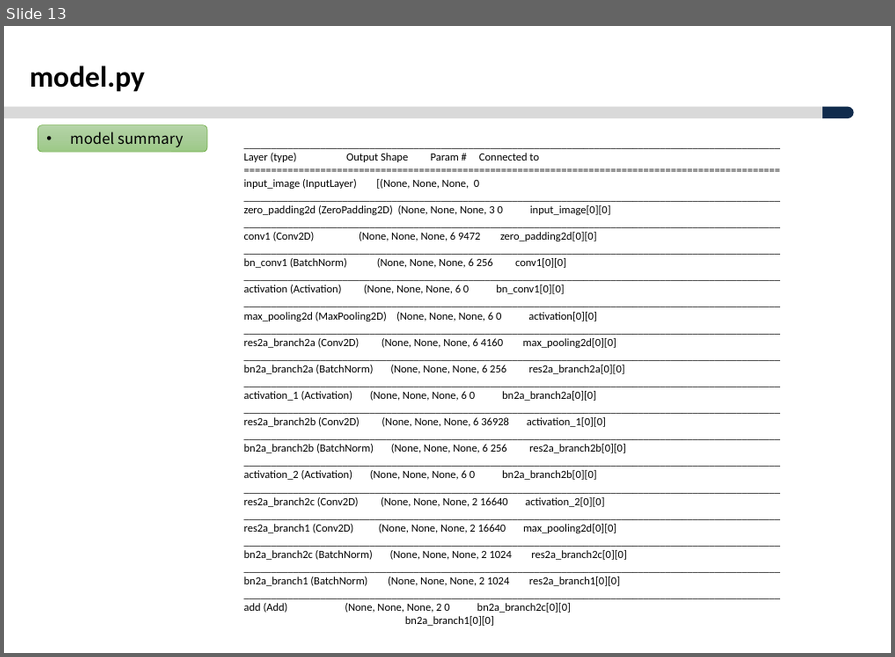
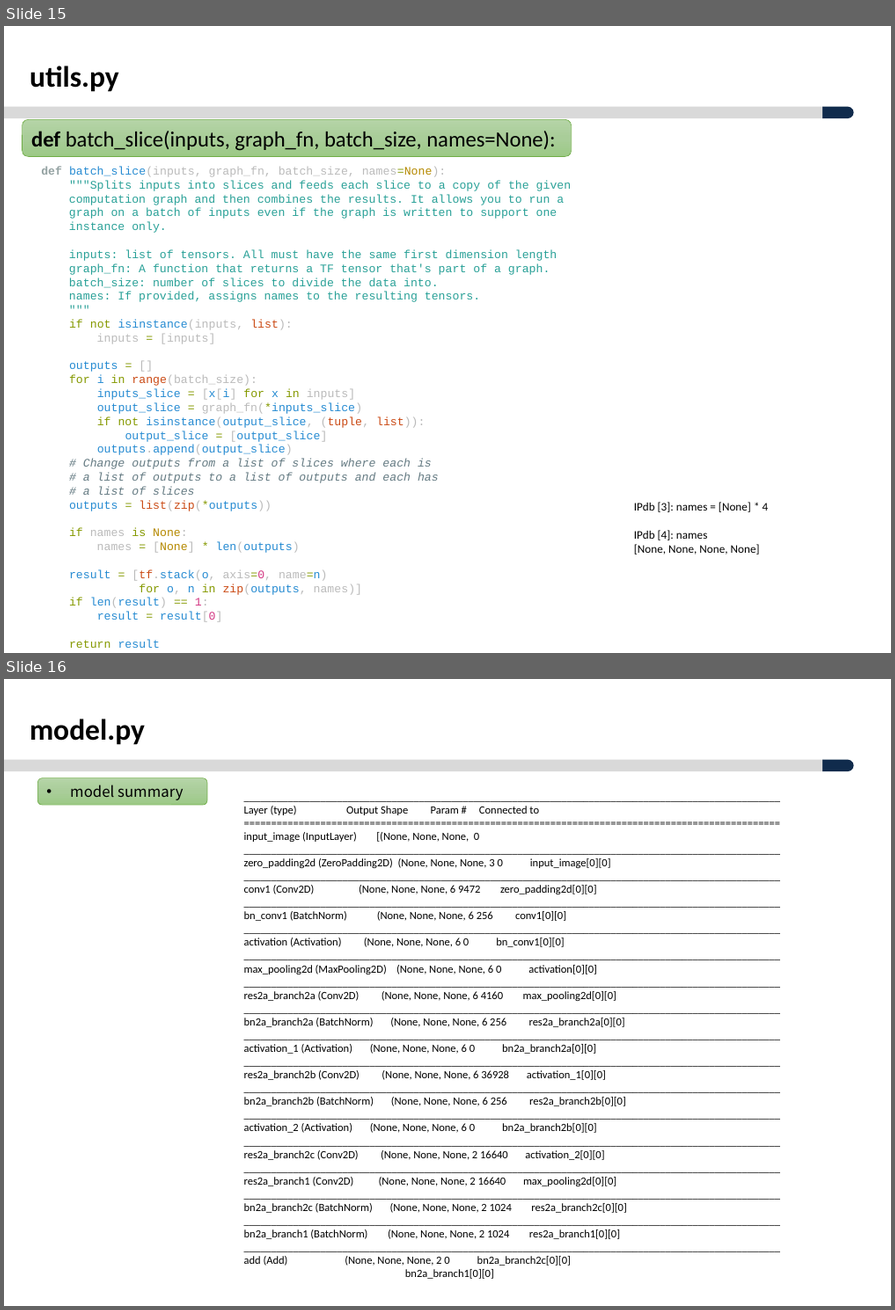
Before and after one commit to ksyoon70/Mask-RCNN-TF2, a slide deck: Masked-RCNN_분석_V1.0.pptx. Shown one above the other, each under a label of ours: slide 13 before the commit, slides 15 and 16 after it. The pictures are 895x657 and 895x1310 pixels, drawn with LibreOffice and Linux fonts; fonts in the diff are those of the drawing; background and template pictures are left out. Boxes give left, top, right and bottom in pixels: in the first picture for what was removed or moved away, otherwise in the second. Text is boxed around its words. In the diff, an @@ line names an element or a change of style, - is before the commit and + after.

```diff
--- a/Masked-RCNN_분석_V1.0.pptx
+++ b/Masked-RCNN_분석_V1.0.pptx
@@ slide 15 added at (x1=4, y1=26, x2=891, y2=653), background #FFFFFF; not listed: 2 template elements that a slide beside it also shows @@
@@ text added at (x1=30, y1=66, x2=119, y2=92), 28 pt, text #000000, bold @@
+utils.py
@@ rounded rectangle added at (x1=22, y1=119, x2=572, y2=156), fill gradient #B5D5A7 to #AACE9A to #9CC987, outline #70AD47 0.5 pt, 20.5 pt, text #000000 @@
+def batch_slice(inputs, graph_fn, batch_size, names=None):
@@ text added at (x1=41, y1=166, x2=572, y2=648), 11 pt, text #2AA198 @@
+def batch_slice(inputs, graph_fn, batch_size, names=None):
+"""Splits inputs into slices and feeds each slice to a copy of the given
+computation graph and then combines the results. It allows you to run a
+graph on a batch of inputs even if the graph is written to support one
+instance only.
+inputs: list of tensors. All must have the same first dimension length
+graph_fn: A function that returns a TF tensor that's part of a graph.
+batch_size: number of slices to divide the data into.
+names: If provided, assigns names to the resulting tensors.
+"""
+if not isinstance(inputs, list):
+inputs = [inputs]
+outputs = []
+for i in range(batch_size):
+inputs_slice = [x[i] for x in inputs]
+output_slice = graph_fn(*inputs_slice)
+if not isinstance(output_slice, (tuple, list)):
+output_slice = [output_slice]
+outputs.append(output_slice)
+# Change outputs from a list of slices where each is
+# a list of outputs to a list of outputs and each has
+# a list of slices
+outputs = list(zip(*outputs))
+if names is None:
+names = [None] * len(outputs)
+result = [tf.stack(o, axis=0, name=n)
+for o, n in zip(outputs, names)]
+if len(result) == 1:
+result = result[0]
+return result
@@ text added at (x1=634, y1=502, x2=769, y2=555), 11 pt, text #000000 @@
+IPdb [3]: names = [None] * 4
+IPdb [4]: names
+[None, None, None, None]
@@ what was slide 13 is now slide 16 @@
```
Also in this commit, not shown: 1 slide changed, 2 other slides added.
